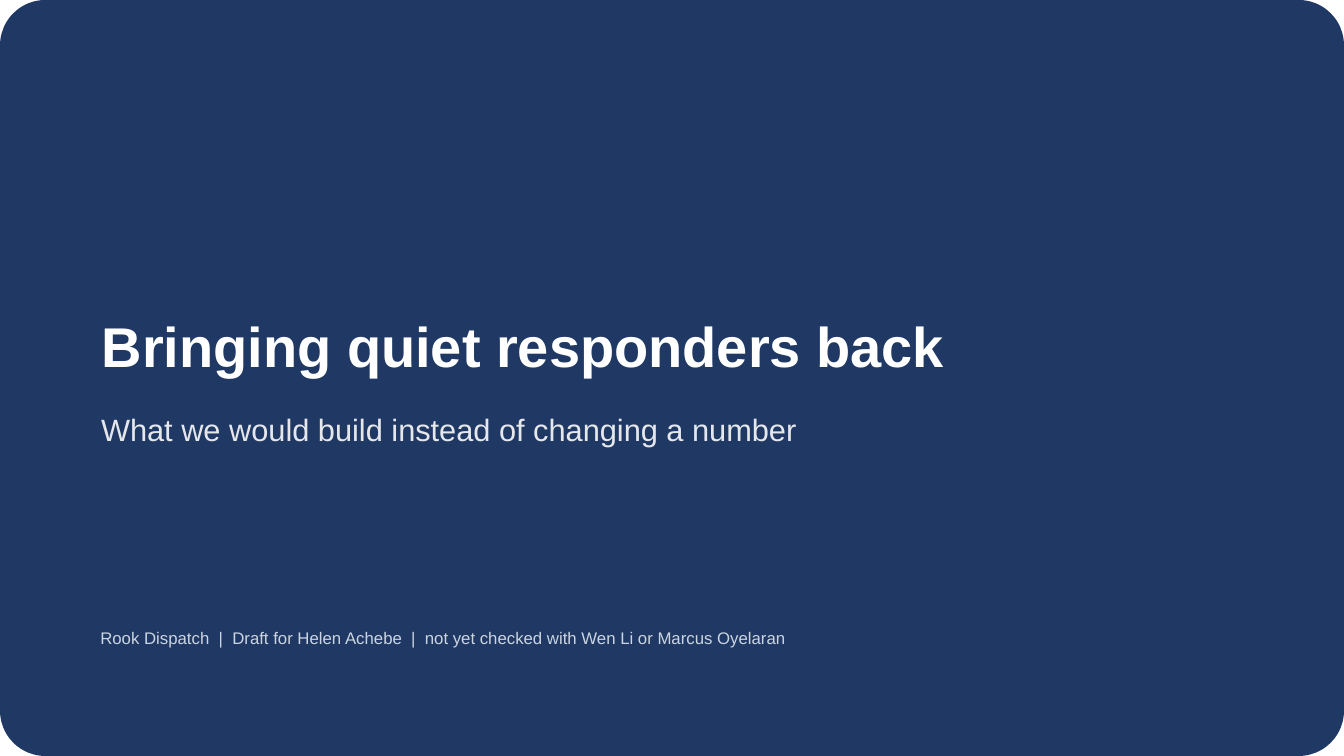
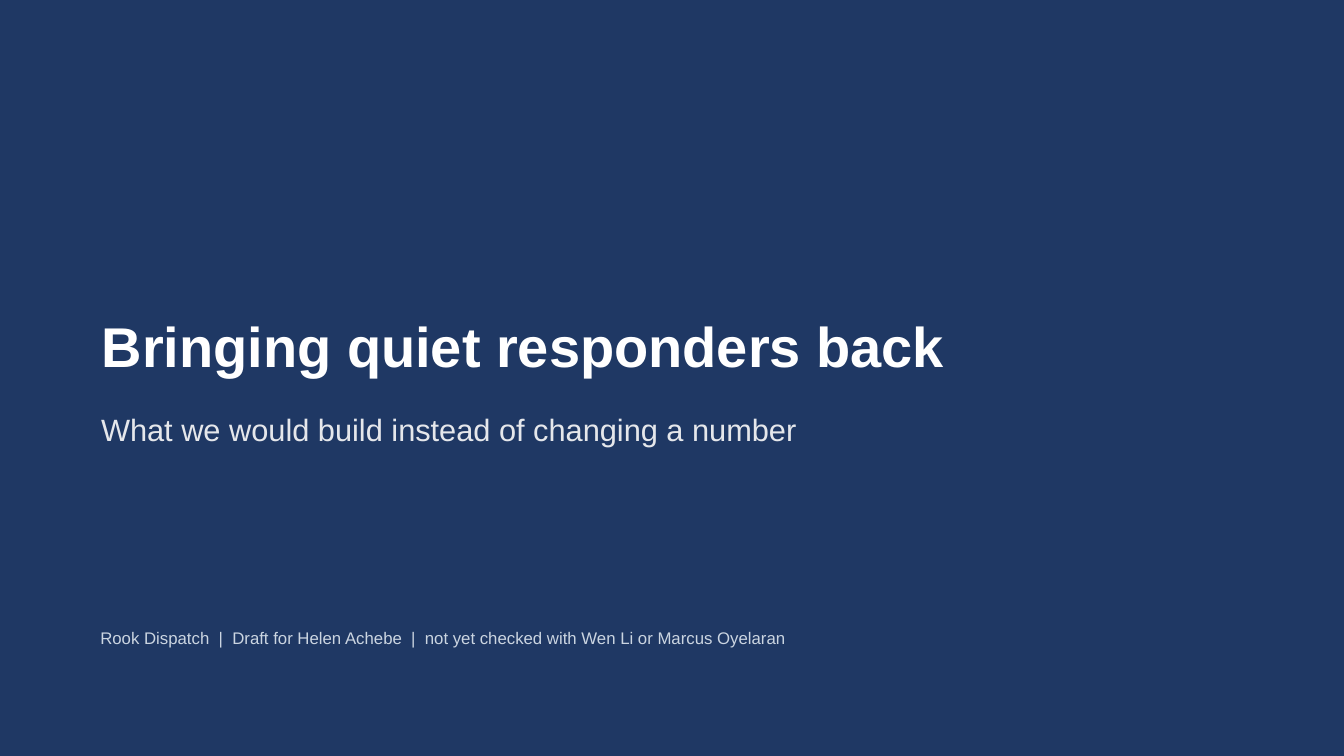
Before and after one commit to Strueb/claude-code-for-pms-final, a slide deck: slide 1 of 05-super-speed/quiet-responders-deck.pptx. Drawn at 1344x756 pixels with LibreOffice and Linux fonts; fonts in the diff are those of the drawing. Boxes give left, top, right and bottom in pixels: in the first picture for what was removed or moved away, otherwise in the second. Text is boxed around its words. In the diff, an @@ line names an element or a change of style, - is before the commit and + after.

```diff
--- a/05-super-speed/quiet-responders-deck.pptx
+++ b/05-super-speed/quiet-responders-deck.pptx
@@ rounded rectangle at (0,0,1344,756): proportions changed @@
```
Also in this commit, not shown: 1 other slide changed.
